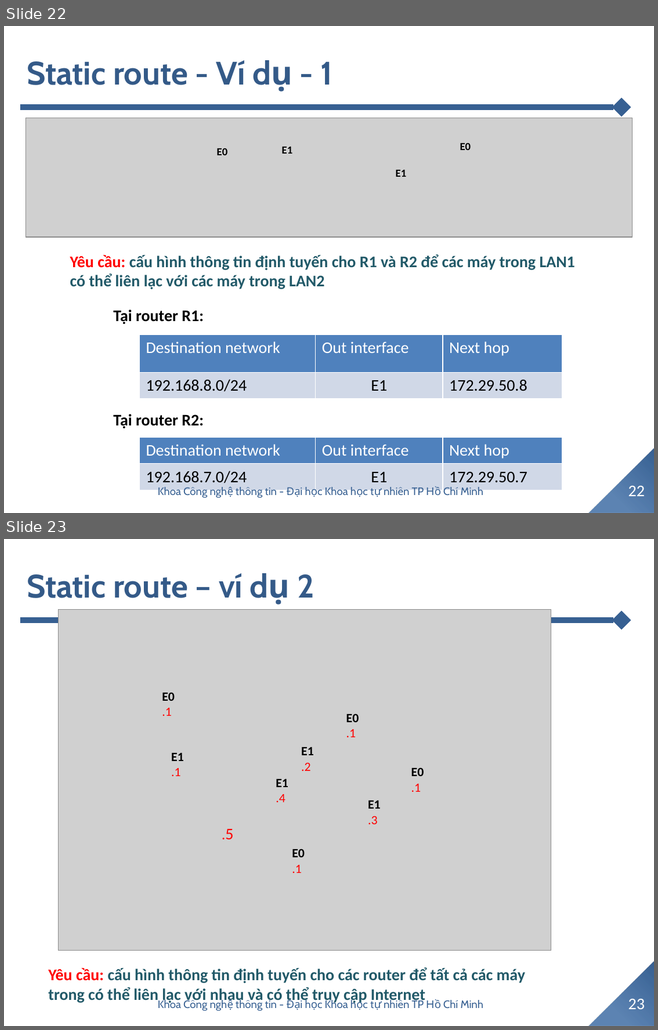
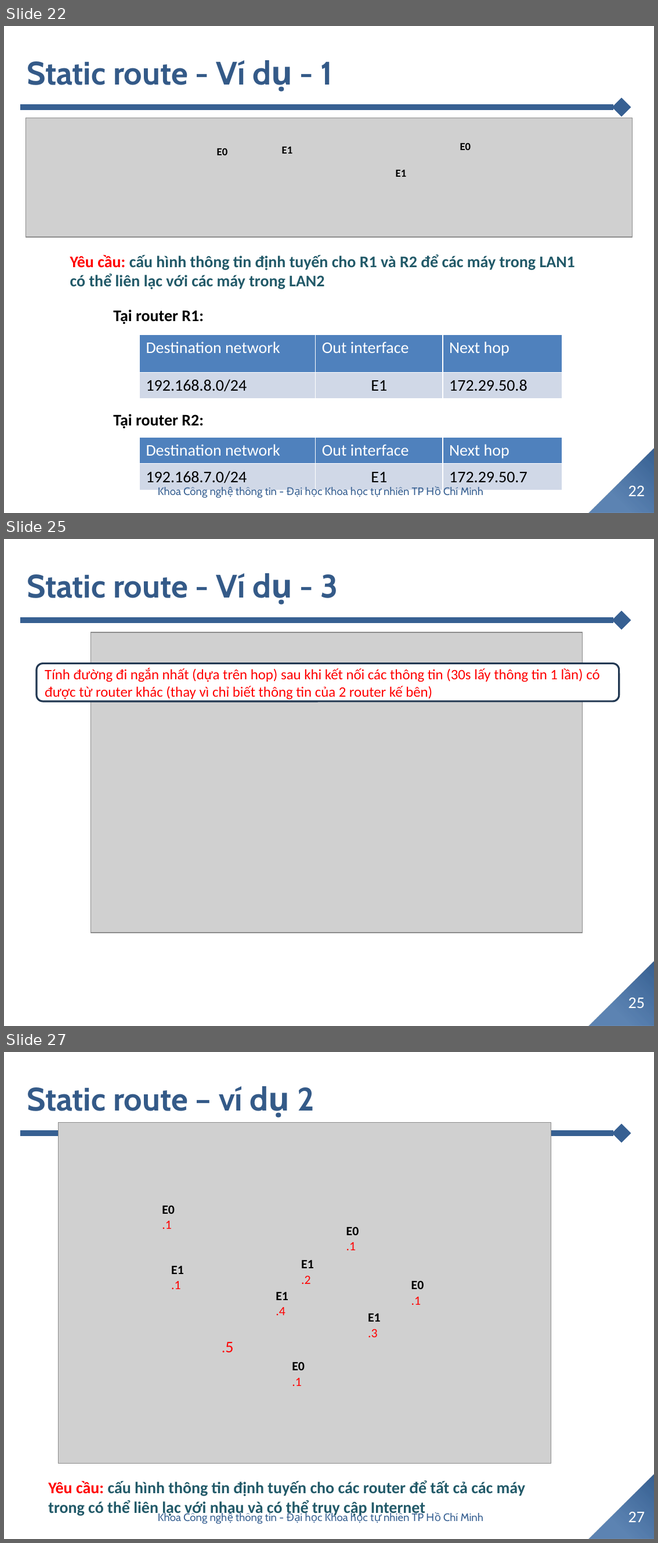
Before and after one commit to TommyandTina/Linux-Lab, a slide deck: APR-2024/0404/05.Network layer.pptx. Shown one above the other, each under a label of ours: slides 22 and 23 before the commit, slides 22, 25 and 27 after it; the slides between them are not shown. The pictures are 658x1030 and 658x1543 pixels, drawn with LibreOffice and Linux fonts; fonts in the diff are those of the drawing; grey boxes stand for pictures; background and template pictures are left out. Boxes give left, top, right and bottom in pixels: in the first picture for what was removed or moved away, otherwise in the second. Text is boxed around its words. In the diff, an @@ line names an element or a change of style, - is before the commit and + after.

```diff
--- a/APR-2024/0404/05.Network layer.pptx
+++ b/APR-2024/0404/05.Network layer.pptx
@@ slide 25 added at bbox=[4, 539, 654, 1026], background #FFFFFF; not listed: 2 template elements that a slide beside it also shows @@
@@ title added at bbox=[27, 573, 338, 598], 36 pt, text #345A88, bold @@
+Static route - Ví dụ - 3
@@ picture added at bbox=[90, 632, 582, 933] @@
@@ rounded rectangle added at bbox=[36, 664, 619, 701], fill #FFFFFF, outline #233953 2 pt, 16 pt, text #FF0000 @@
+Tính đường đi ngắn nhất (dựa trên hop) sau khi kết nối các thông tin (30s lấy thông tin 1 lần) có được từ router khác (thay vì chỉ biết thông tin của 2 router kế bên)
@@ page number added at bbox=[628, 998, 644, 1008], 18 pt, text #FFFFFF @@
+25
@@ what was slide 23 is now slide 27 @@
@@ page number at bbox=[628, 1512, 644, 1522]: text changed @@
-23
+27
```
Also in this commit, not shown: 11 slides changed, 3 other slides added, 1 other file.
